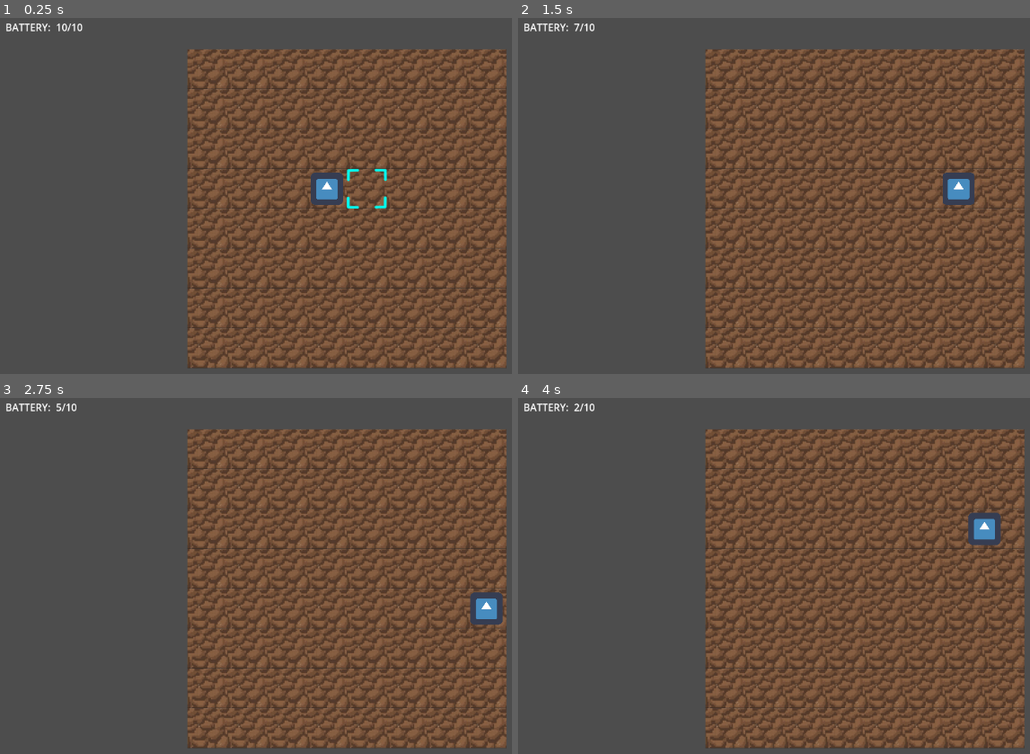
Above: before the commit, frames 1-4 (two rows, left to right).
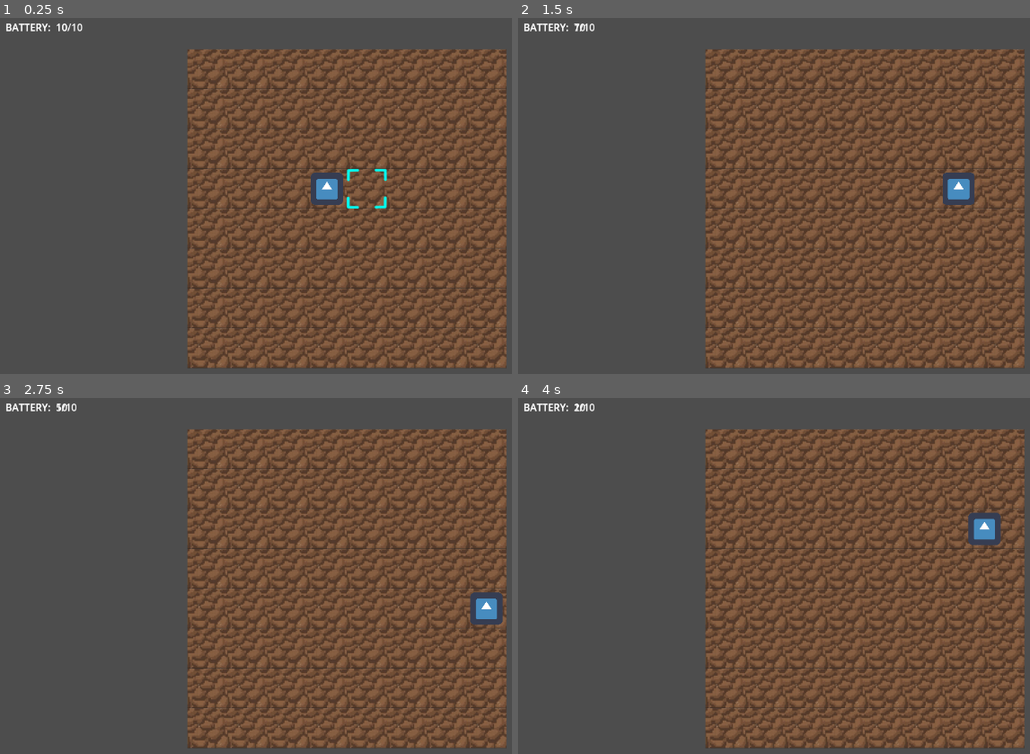
Above: after the commit, the same moments.

Repository: bardunbar/galway-game-jam-23
Game: Godot game, scene res://screens/game/game_scene.tscn
The game is run twice, just before and just after one commit, with the same random seed, the same clock (stepped at 60 frames per second) and the same inputs. The engine's default icon, where the game draws it, is replaced by a stand-in: a white triangle on a blue panel in a dark square.
Inputs:
- Up to frame 1 (0.25 s): no input
- Up to frame 2 (1.5 s): tap Enter at 0.5 s; hold Right (move_right) 0.53-1.28 s; tap Space (Action_1) at 0.6, 1.35 s; hold Down (move_down) from 1.28 s (still down)
- Up to frame 3 (2.75 s): release Down (move_down) at 2.03 s; hold Right (move_right) from 2.03 s (still down); tap Space (Action_1) at 2.1 s
- Up to frame 4 (4 s): release Right (move_right) at 2.78 s; hold Up (move_up) 2.78-3.53 s; tap Space (Action_1) at 2.85, 3.6 s; hold Left (move_left) from 3.53 s (still down)

The runs differ from the first frame. In frame 1, less than 0.1% of the frame differs, in the area x 1-14%, y 1-4%; in frame 2, less than 0.1%; in frame 3, less than 0.1%; in frame 4, less than 0.1%.

Commit message:
adding HUD elements for prompts

Diff:
--- a/project/screens/game/UI/HUD.tscn
+++ b/project/screens/game/UI/HUD.tscn
@@ -1,6 +1,21 @@
 [gd_scene load_steps=5 format=3 uid="uid://doruyts8emj2g"]
 
 [ext_resource type="Script" uid="uid://dgimsfcu1ush7" path="res://screens/game/UI/hud.gd" id="1_uiap5"]
+
+[sub_resource type="Animation" id="Animation_vlq7e"]
+length = 0.001
+tracks/0/type = "value"
+tracks/0/imported = false
+tracks/0/enabled = true
+tracks/0/path = NodePath("Fade:color")
+tracks/0/interp = 1
+tracks/0/loop_wrap = true
+tracks/0/keys = {
+"times": PackedFloat32Array(0),
+"transitions": PackedFloat32Array(1),
+"update": 0,
+"values": [Color(0, 0, 0, 0)]
+}
 
 [sub_resource type="Animation" id="Animation_uiap5"]
 resource_name = "blink"
@@ -15,21 +30,6 @@
 "transitions": PackedFloat32Array(1, 1, 1, 1),
 "update": 0,
 "values": [Color(0, 0, 0, 0), Color(0, 0, 0, 1), Color(0, 0, 0, 1), Color(0, 0, 0, 0)]
-}
-
-[sub_resource type="Animation" id="Animation_vlq7e"]
-length = 0.001
-tracks/0/type = "value"
-tracks/0/imported = false
-tracks/0/enabled = true
-tracks/0/path = NodePath("Fade:color")
-tracks/0/interp = 1
-tracks/0/loop_wrap = true
-tracks/0/keys = {
-"times": PackedFloat32Array(0),
-"transitions": PackedFloat32Array(1),
-"update": 0,
-"values": [Color(0, 0, 0, 0)]
 }
 
 [sub_resource type="AnimationLibrary" id="AnimationLibrary_74e8q"]
@@ -50,19 +50,37 @@
 [node name="InterfaceLayer" type="CanvasLayer" parent="."]
 unique_name_in_owner = true
 
-[node name="HBoxContainer" type="HBoxContainer" parent="InterfaceLayer"]
+[node name="ActionPointsContainer" type="HBoxContainer" parent="InterfaceLayer"]
 offset_left = 16.0
 offset_top = 16.0
 offset_right = 180.0
 offset_bottom = 45.0
 
-[node name="ActionPointsTitle" type="Label" parent="InterfaceLayer/HBoxContainer"]
+[node name="ActionPointsTitle" type="Label" parent="InterfaceLayer/ActionPointsContainer"]
 layout_mode = 2
 text = "BATTERY: "
 
-[node name="ActionPointsValue" type="Label" parent="InterfaceLayer/HBoxContainer"]
+[node name="ActionPointsValue" type="Label" parent="InterfaceLayer/ActionPointsContainer"]
 layout_mode = 2
 text = "10"
+
+[node name="Action1Container" type="HBoxContainer" parent="InterfaceLayer"]
+offset_left = 16.0
+offset_top = 16.0
+offset_right = 180.0
+offset_bottom = 45.0
+
+[node name="Action1Input" type="Label" parent="InterfaceLayer/Action1Container"]
+layout_mode = 2
+text = "BATTERY: "
+
+[node name="Action1Prompt" type="Label" parent="InterfaceLayer/Action1Container"]
+layout_mode = 2
+text = "10"
+
+[node name="CenterContainer" type="CenterContainer" parent="InterfaceLayer"]
+offset_right = 40.0
+offset_bottom = 40.0
 
 [node name="Fade" type="ColorRect" parent="."]
 layout_mode = 1
--- a/project/screens/game/UI/hud.gd
+++ b/project/screens/game/UI/hud.gd
@@ -1,11 +1,19 @@
 class_name HUD
 extends Control
 
-@onready var action_points_label:Label = $InterfaceLayer/HBoxContainer/ActionPointsValue
+@onready var action_points_label:Label = $InterfaceLayer/ActionPointsContainer/ActionPointsValue
 @onready var animation_player:AnimationPlayer = $AnimationPlayer
+@onready var action1_container:HBoxContainer = $InterfaceLayer/Action1Container
+@onready var action1_prompt:Label = $InterfaceLayer/Action1Container/Action1Prompt
 
 func update_action_points(cur_points: int, max_points: int):
 	action_points_label.text = str(cur_points, "/", max_points)
+	return
+
+func update_action_1_prompt(is_active: bool, prompt_text: String):
+	action1_container.visible = is_active
+	if is_active:
+		action1_prompt.text = prompt_text
 	return
 
 func play_fade_animation():
--- a/project/screens/game/game_script.gd
+++ b/project/screens/game/game_script.gd
@@ -19,7 +19,8 @@
 	grid.initialize(self)
 	player.initialize(self)
 	player.connect("action_points_changed", _on_action_points_changed)
-	player.connect("readsy_to_blink", _on_ready_to_blink)
+	player.connect("ready_to_blink", _on_ready_to_blink)
+	player.connect("action1_updated", _on_action1_updated)
 	hud.update_action_points(action_points, action_points)
 	return
 
@@ -29,3 +30,6 @@
 func _on_ready_to_blink():
 	hud.play_fade_animation()
 	grid.blink()
+
+func _on_action1_updated(is_active: bool, prompt_text: String):
+	hud.update_action_1_prompt(is_active, prompt_text)
--- a/project/screens/game/player.gd
+++ b/project/screens/game/player.gd
@@ -19,6 +19,7 @@
 
 signal action_points_changed(new_action_points: int)
 signal ready_to_blink
+signal action1_updated(is_active: bool, prompt_text: String)
 
 func _ready() -> void:
 	return
